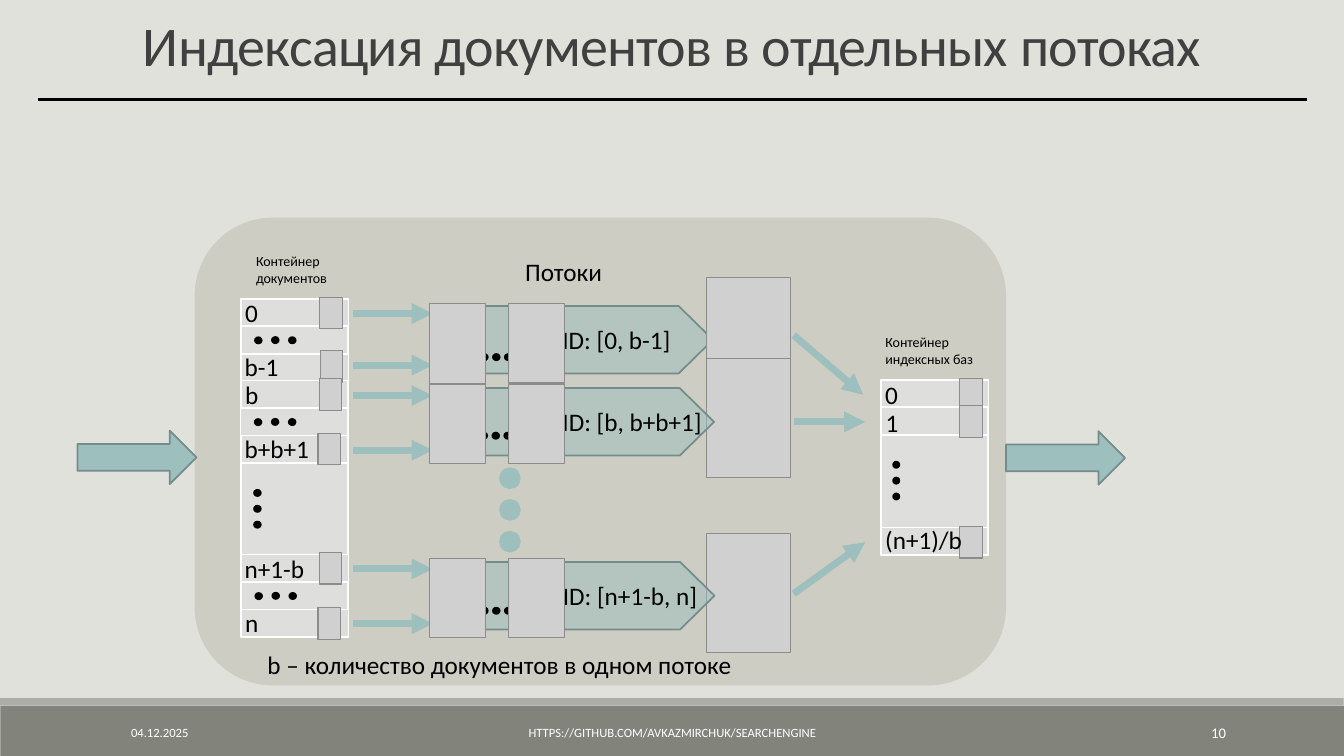
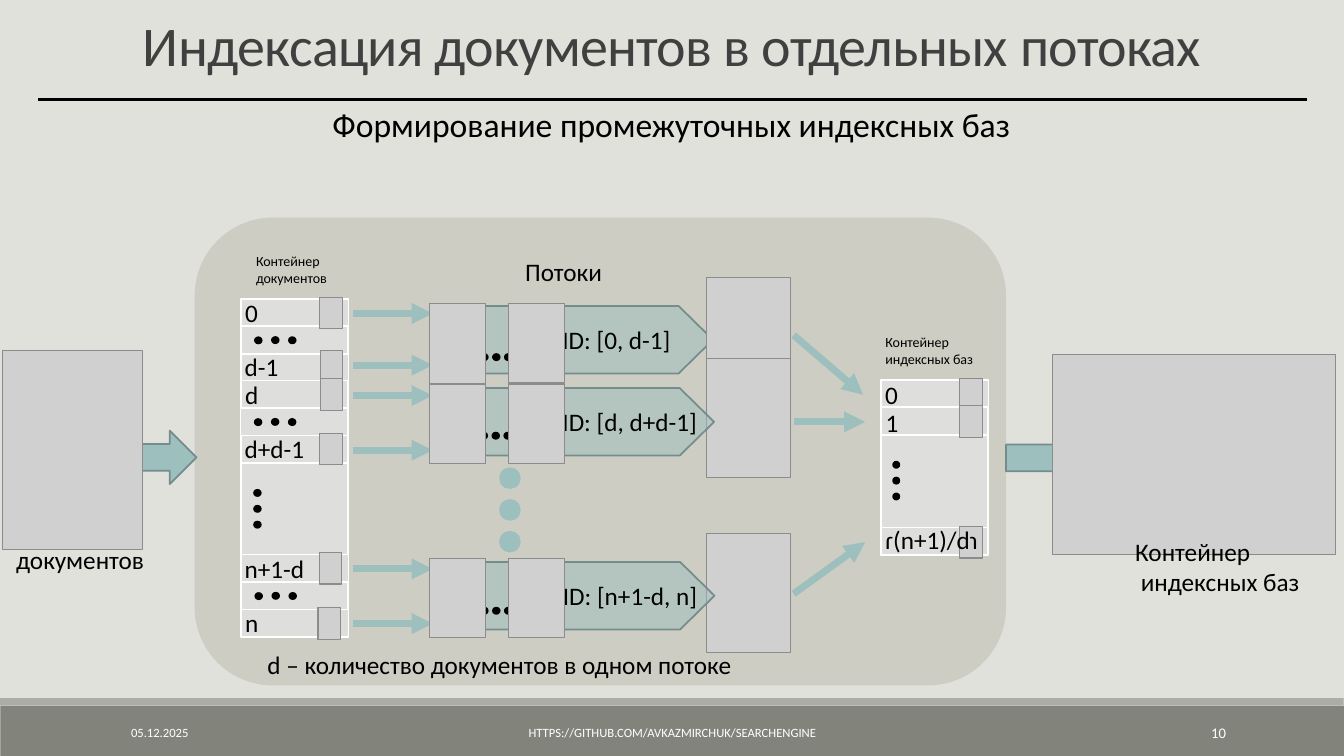
Before and after one commit to AVKazmirchuk/SearchEngine, a slide deck: slide 10 of presentation/защита.pptx. Drawn at 1344x756 pixels with LibreOffice and Linux fonts; fonts in the diff are those of the drawing; grey boxes stand for pictures. Boxes give left, top, right and bottom in pixels: in the first picture for what was removed or moved away, otherwise in the second. Text is boxed around its words. In the diff, an @@ line names an element or a change of style, - is before the commit and + after.

Commit message:
update presentation

```diff
--- a/presentation/защита.pptx
+++ b/presentation/защита.pptx
@@ text added at <box>332,114,1010,143</box>, 24 pt, text #000000 @@
+Формирование промежуточных индексных баз
@@ text at <box>562,328,670,355</box>: text changed @@
-ID: [0, b-1]
+ID: [0, d-1]
@@ picture added at <box>2,351,142,549</box> @@
@@ text at <box>245,358,279,376</box>: text changed @@
-b-1
+d-1
@@ picture added at <box>1053,355,1336,555</box> @@
@@ text at <box>245,386,258,404</box>: text changed @@
-b
+d
@@ text at <box>562,410,697,437</box>: text changed @@
-ID: [b, b+b+1]
+ID: [d, d+d-1]
@@ text at <box>245,440,304,458</box>: text changed @@
-b+b+1
+d+d-1
@@ text at <box>885,529,978,556</box>: text changed @@
-(n+1)/b
+ɾ(n+1)/dɿ
@@ text added at <box>16,549,144,573</box>, 18 pt, text #000000 @@
+Контейнер
+документов
@@ text at <box>245,560,304,578</box>: text changed @@
-n+1-b
+n+1-d
@@ text added at <box>1135,544,1299,595</box>, 18 pt, text #000000 @@
+Контейнер
+индексных баз
@@ text at <box>563,584,697,611</box>: text changed @@
-ID: [n+1-b, n]
+ID: [n+1-d, n]
@@ text at <box>267,656,731,678</box>: text changed @@
-b – количество документов в одном потоке
+d – количество документов в одном потоке
@@ text at <box>131,729,188,737</box>: text changed @@
-04.12.2025
+05.12.2025
```
Also in this commit, not shown: 25 other slides changed, 6 other files.
